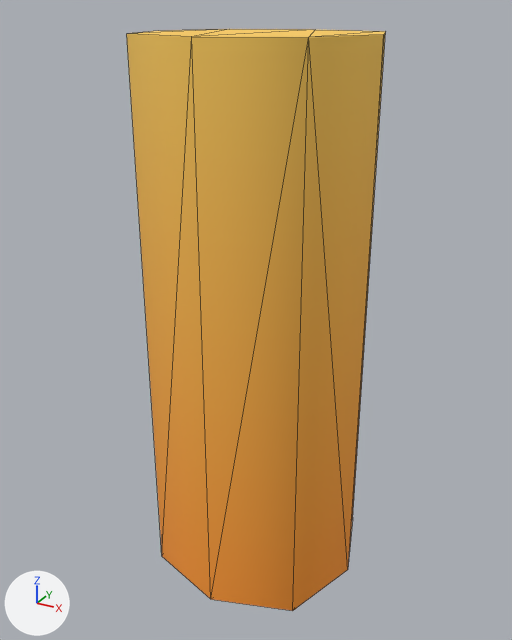
What one commit did to the glTF model assets/blaster-kit/bullet-foam.glb.
Rendered twice from a camera (50 mm lens) standing at (0.0286, -0.0531, 0.0517) and looking at (-0.0005, -0.0001, 0.0253). Every picture has the same lights, and +X, +Y and +Z are marked at lower left. The picture after the commit comes second. Mesh edges are drawn as thin lines. Vertices at exactly the same position are counted once.

In view in the first picture: 'bullet-foam'.
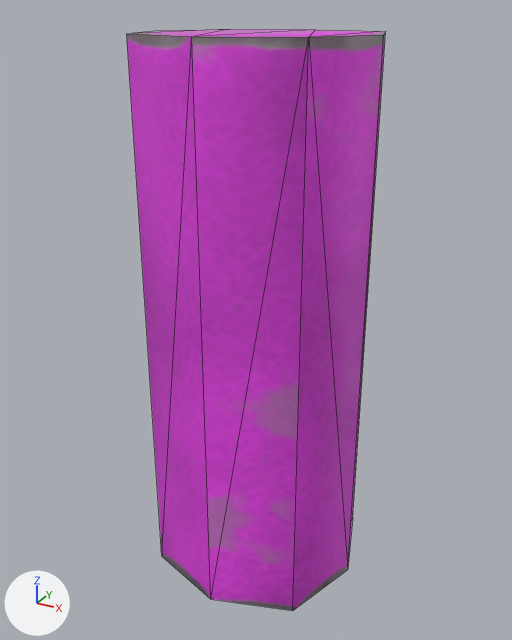
Where the change shows, as pixel boxes (x1, y1, x2, y2) in the pictures (512 x 640 px):
'bullet-foam', surface changed (orange to pink)
    both: (127, 29, 386, 611)

The change, as a list of edits to the scene's bpy script:
```text
Add img_image_0:
    img_image_0 = load_image('Image_0', '_unpacked/Image_0', 512, 512, 'sRGB')
Add img_image_2:
    img_image_2 = load_image('Image_2', '_unpacked/Image_2', 512, 512, 'Non-Color')
Add img_image_1:
    img_image_1 = load_image('Image_1', '_unpacked/Image_1', 512, 512, 'Non-Color')
Change mat_colormap:
    remove # nodes: BsdfPrincipled, Mapping, OutputMaterial, TexImage, UVMap
    remove # uses the picture img_colormap
    nodes: BsdfPrincipled, NormalMap, OutputMaterial, SeparateColor, TexImage x3
    uses the picture img_image_0
    uses the picture img_image_1
    uses the picture img_image_2
Change me_bullet_foam:
    where me_bullet_foam.from_pydata(...)  # 16 vertices, 28 faces; spans x -0.01..0.01, y -0.01..0.01, z 0.0..0.05
    used by ob_bullet_foam; location = (0.0, 0.0, 0.0)
    me_bullet_foam part 1: 28 kept faces spanning x -0.01..0.01, y -0.01..0.01, z 0.0..0.05 get new texture (UV) coordinates
```
